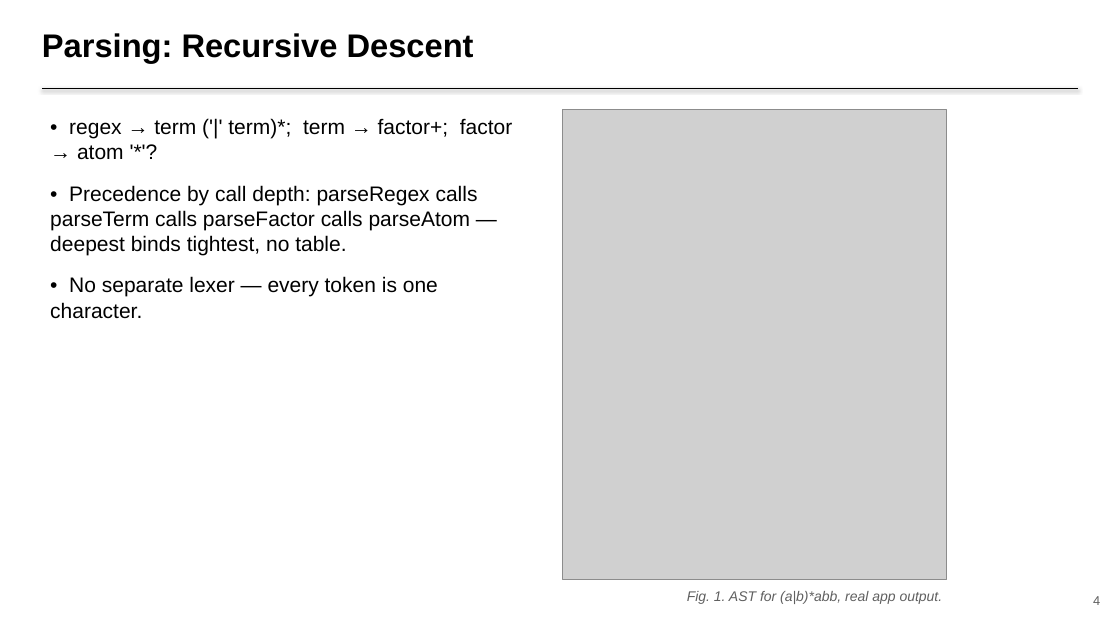
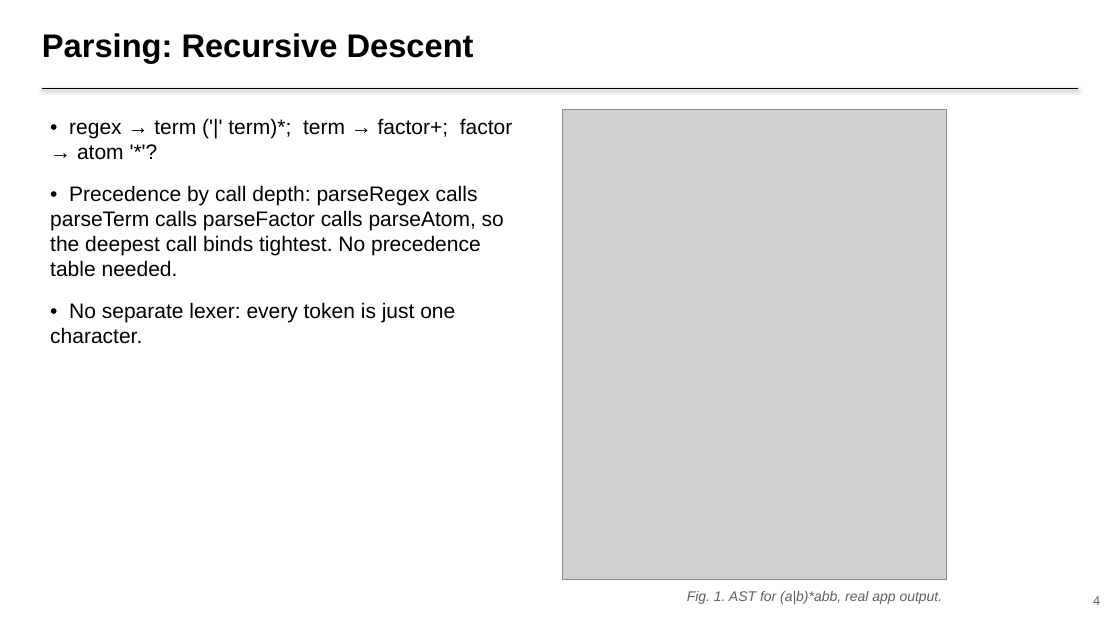
Before and after one commit to Vignesh-P-C/regexlab, a slide deck: slide 4 of docs/presentation.pptx. Drawn at 1120x630 pixels with LibreOffice and Linux fonts; fonts in the diff are those of the drawing; grey boxes stand for pictures. Boxes give left, top, right and bottom in pixels: in the first picture for what was removed or moved away, otherwise in the second. Text is boxed around its words. In the diff, an @@ line names an element or a change of style, - is before the commit and + after.

```diff
--- a/docs/presentation.pptx
+++ b/docs/presentation.pptx
@@ text at <box>50,185,504,344</box>: text changed @@
-• Precedence by call depth: parseRegex calls parseTerm calls parseFactor calls parseAtom — deepest binds tightest, no table.
-• No separate lexer — every token is one character.
+• Precedence by call depth: parseRegex calls parseTerm calls parseFactor calls parseAtom, so the deepest call binds tightest. No precedence table needed.
+• No separate lexer: every token is just one character.
```
Also in this commit, not shown: 8 other slides changed, 1 other file.
